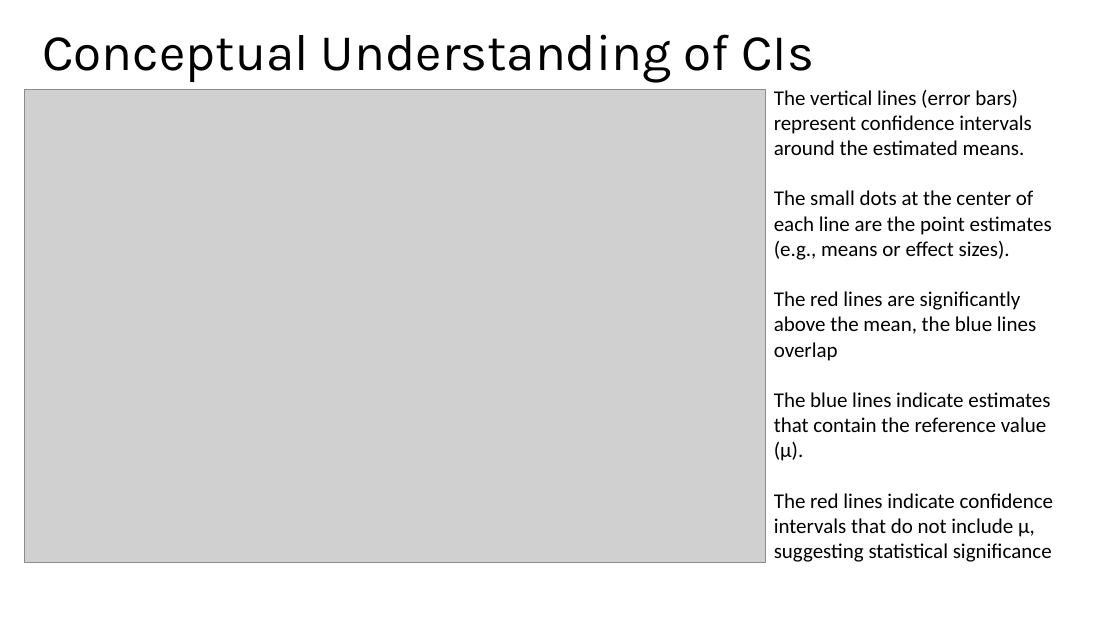
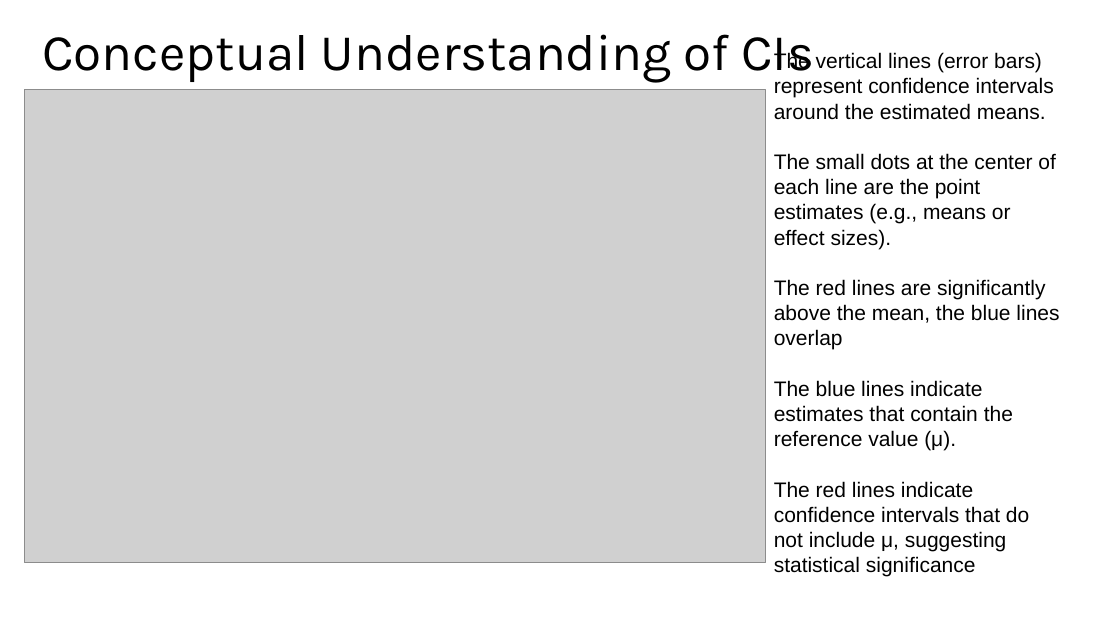
Before and after one commit to issues-osu/statsii-spring2026, a slide deck: slide 31 of slides/dummy/dummy_vars2026.pptx (slide 24 before the commit). Drawn at 1120x630 pixels with LibreOffice and Linux fonts; fonts in the diff are those of the drawing; grey boxes stand for pictures. Boxes give left, top, right and bottom in pixels: in the first picture for what was removed or moved away, otherwise in the second. Text is boxed around its words. In the diff, an @@ line names an element or a change of style, - is before the commit and + after.

```diff
--- a/slides/dummy/dummy_vars2026.pptx
+++ b/slides/dummy/dummy_vars2026.pptx
@@ text "The vertical lines (error bars) ...": place and size @@
-text "The vertical lines (error bars) ..." at [774,90,1054,562]
+text "The vertical lines (error bars) ..." at [774,52,1059,577]
@@ text "The vertical lines (error bars) ..." at [774,52,1059,577]: font Calibri to Arial @@
```
Also in this commit, not shown: 15 other slides changed, 7 slides added, 3 other files.
